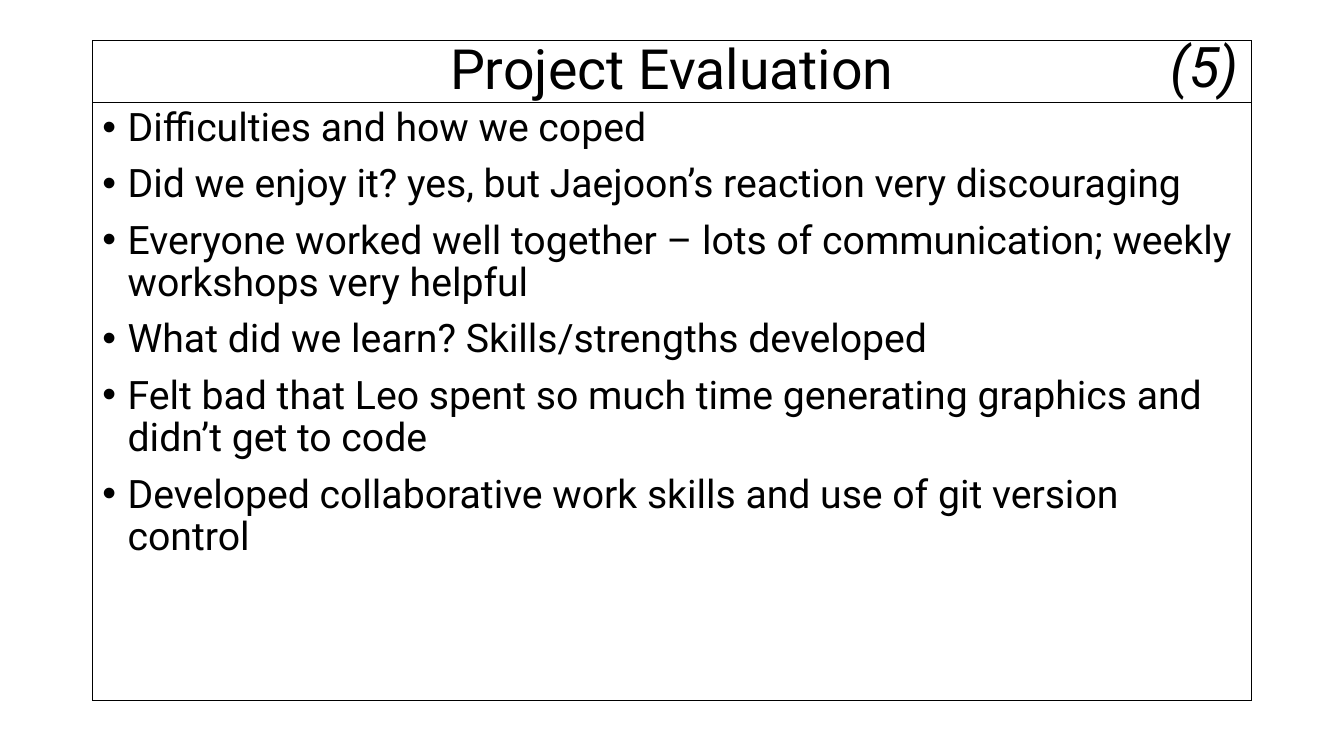
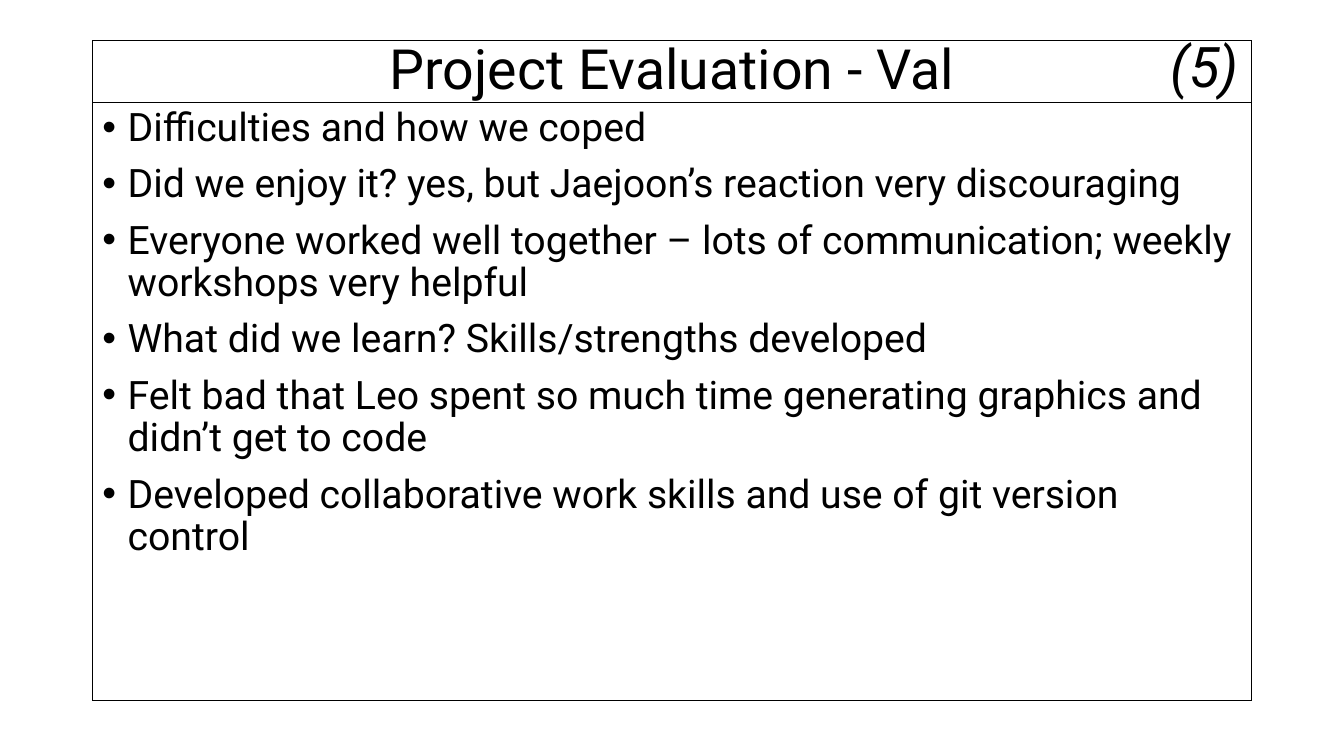
Before and after one commit to AlexCarolan/Christmas-Game, a slide deck: slide 12 of D2.pptx. Drawn at 1344x756 pixels with LibreOffice and Linux fonts; fonts in the diff are those of the drawing; background and template pictures are left out. Boxes give left, top, right and bottom in pixels: in the first picture for what was removed or moved away, otherwise in the second. Text is boxed around its words. In the diff, an @@ line names an element or a change of style, - is before the commit and + after.

Commit message:
my final evaluation for d2

```diff
--- a/D2.pptx
+++ b/D2.pptx
@@ title at <box>390,40,954,101</box>: text changed @@
-Project Evaluation
+Project Evaluation - Val
```
Also in this commit, not shown: 1 slide added.
